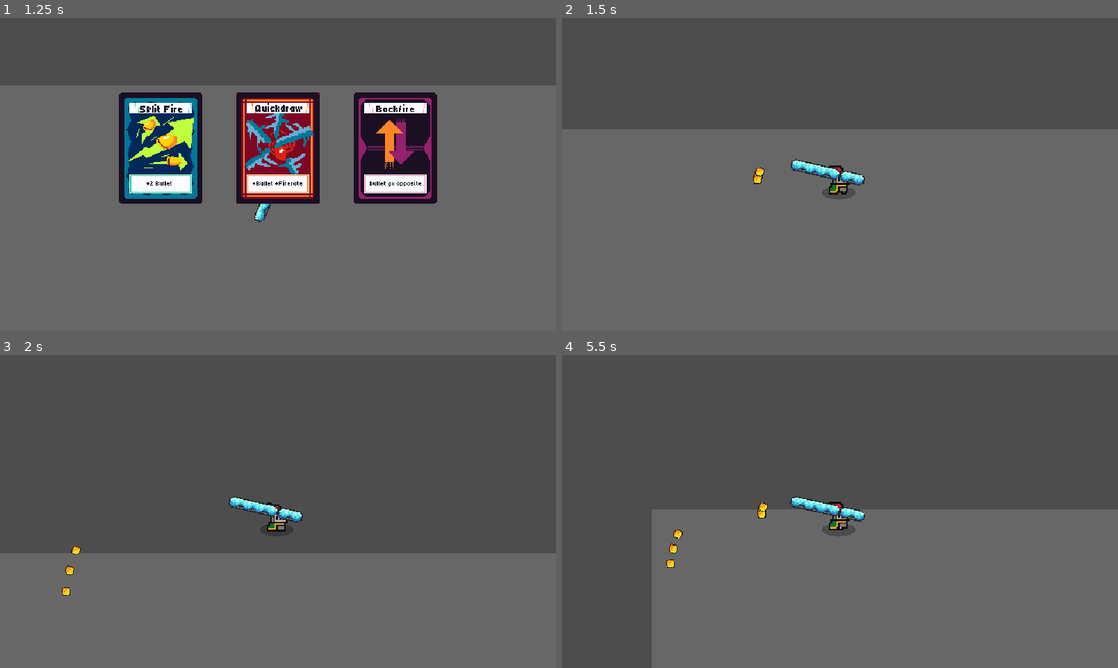
Above: before the commit, frames 1-4 (two rows, left to right).
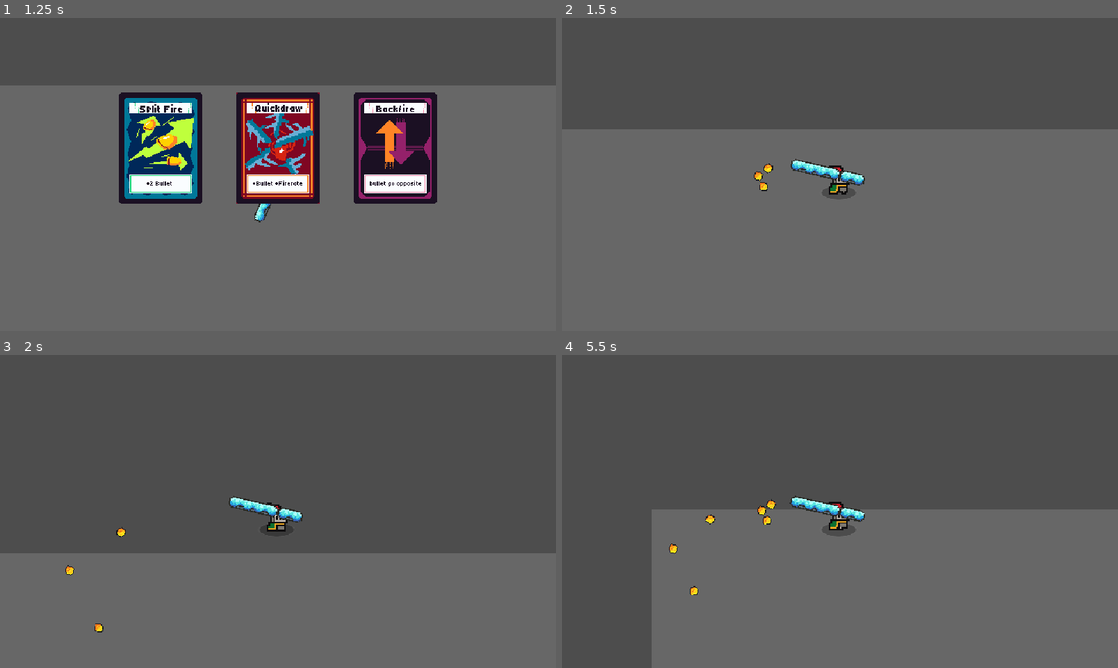
Above: after the commit, the same moments.

Repository: LicoRyte/PSCP--NoIWasTheJudge
Game: Godot game, scene res://Scene/guide_test_pc.tscn
Same seed, same stepped clock (60 frames per second), same inputs: the game is played once before the commit and once after it.
Inputs (mouse positions are in pixels of both pictures, inside the frame that each line leads up to):
- Up to frame 1 (1.25 s): move the mouse to (250, 237) at 0.52 s; hold W (Up) from 0.53 s (still down); tap P (DevTest) at 0.6 s; click (250, 237) at 0.67 s
- Up to frame 2 (1.5 s): keep holding W (Up); move the mouse to (723, 149) at 1.27 s; click (723, 149) at 1.35 s
- Up to frame 3 (2 s): keep holding W (Up)
- Up to frame 4 (5.5 s): move the mouse to (673, 464) at 2.02 s; release W (Up) at 2.03 s; hold A (Left) 2.03-3.53 s; tap one key every 0.75 s from 2.1 s: R (Relode) Space (Space) J (spawn_mob) P (DevTest); move the mouse to (867, 511) at 2.77 s; click (867, 511) at 2.92 s; move the mouse to (756, 433) at 3.52 s; hold S (Down) 3.53-4.28 s; move the mouse to (962, 495) at 4.27 s; hold D (Right) 4.28-5.03 s; move the mouse to (723, 486) at 5.02 s; press the mouse at (723, 486) at 5.03 s; hold W (Up) from 5.03 s (still down)

Frame 1 is identical in both runs. In frame 2, 0.1% of the frame differs, in the area x 34-38%, y 46-56%; in frame 3, 0.2%; in frame 4, 0.3%, in the area x 18-39%, y 46-77%.

Commit message:
Last changes today

Diff:
--- a/Scripts/Modifier/SplitBullet.gd
+++ b/Scripts/Modifier/SplitBullet.gd
@@ -2,7 +2,7 @@
 class_name SplitBullet
 
 @export var cloned_bullets: int = 2
-@export var spread_angle_deg: float = 15
+@export var spread_angle_deg: float = 45
 
 func on_spawn(bullet: Bullet) -> void:
 	if bullet.has_meta("split_done"):
@@ -39,7 +39,8 @@
 		clone.set_meta("dir", dir)
 
 		clone.global_rotation = dir.angle()
-		clone.base_bullet_speed = bullet.base_bullet_speed
+		clone.base_bullet_speed = bullet.base_bullet_speed / 1.25
+		clone.base_damage = bullet.base_damage / 1.25
 		clone.extra_damage = bullet.extra_damage
 		clone.bullet_duration = bullet.bullet_duration
 
--- /dev/null
+++ b/Shader/flash.gdshader
@@ -0,0 +1,14 @@
+shader_type canvas_item;
+
+uniform bool active = false;
+
+void fragment() {
+	vec4 previous_color = texture(TEXTURE, UV);
+	vec4 white_color = vec4(1.0, 1.0, 1.0, previous_color.a);
+	vec4 new_color = previous_color;
+	if (active == true)
+	{
+		new_color = white_color;
+	}
+	COLOR = new_color;
+}
Not shown, added: Shader/flash.gdshader.uid
